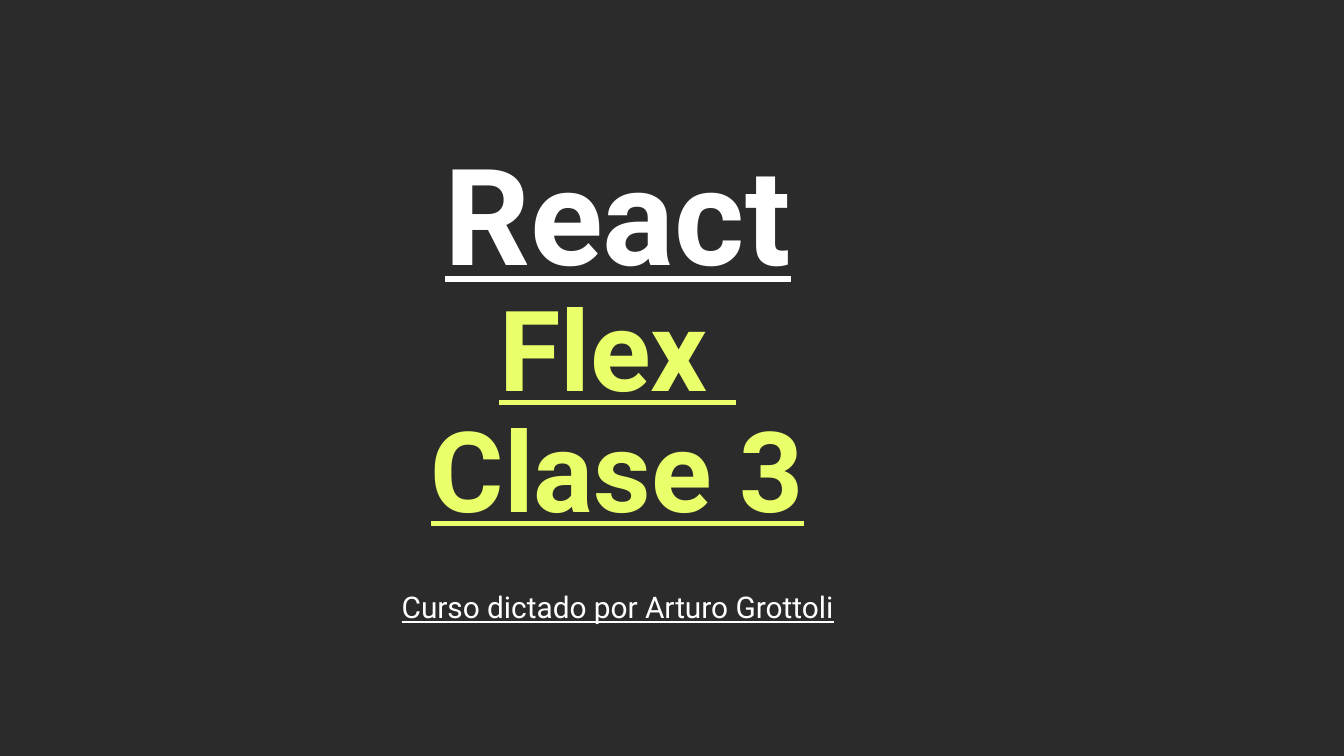
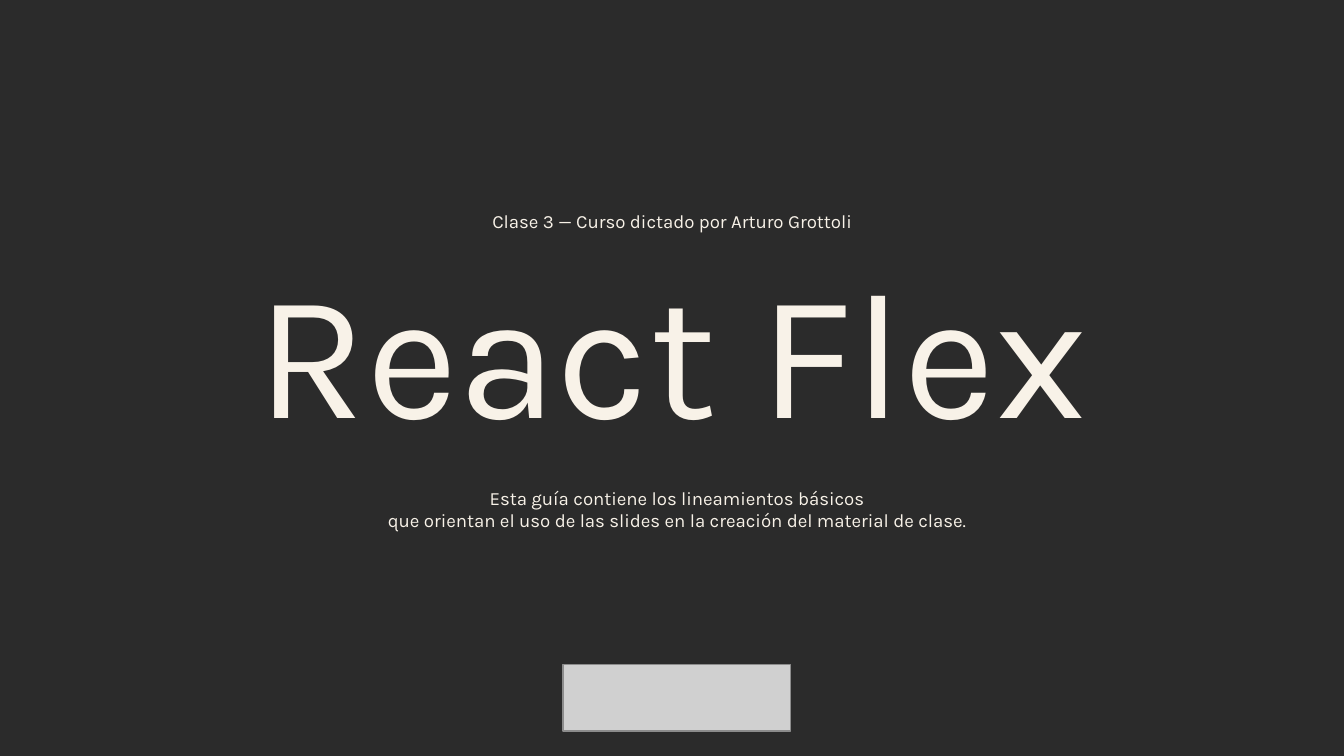
Before and after one commit to Arturogrottoli/Project-React-Js, a slide deck: slide 1 of Clase03/Unidad 3 - Clase en vivo.pptx. Drawn at 1344x756 pixels with LibreOffice and Linux fonts; fonts in the diff are those of the drawing; grey boxes stand for pictures; background and template pictures are left out; a plain dark background stands for a picture behind light text. Boxes give left, top, right and bottom in pixels: in the first picture for what was removed or moved away, otherwise in the second. Text is boxed around its words. In the diff, an @@ line names an element or a change of style, - is before the commit and + after.

Commit message:
clase 3

```diff
--- a/Clase03/Unidad 3 - Clase en vivo.pptx
+++ b/Clase03/Unidad 3 - Clase en vivo.pptx
@@ text at (x1=492, y1=215, x2=852, y2=233): text changed; size 16 to 10 pt; font Roboto to Karla; text colour #FFFFFF to #F8F2E8 @@
-React
-Flex
-Clase 3
-Curso dictado por Arturo Grottoli
+Clase 3 — Curso dictado por Arturo Grottoli
@@ text added at (x1=257, y1=295, x2=1087, y2=420), 96 pt, text #F8F2E8 @@
+React Flex
@@ text added at (x1=388, y1=491, x2=966, y2=532), 10 pt, text #F8F2E8 @@
+Esta guía contiene los lineamientos básicos
+que orientan el uso de las slides en la creación del material de clase.
@@ picture added at (x1=563, y1=665, x2=790, y2=731) @@
```
Also in this commit, not shown: 17 other slides changed, 2 slides added, 2 slides removed, 1 other file.
